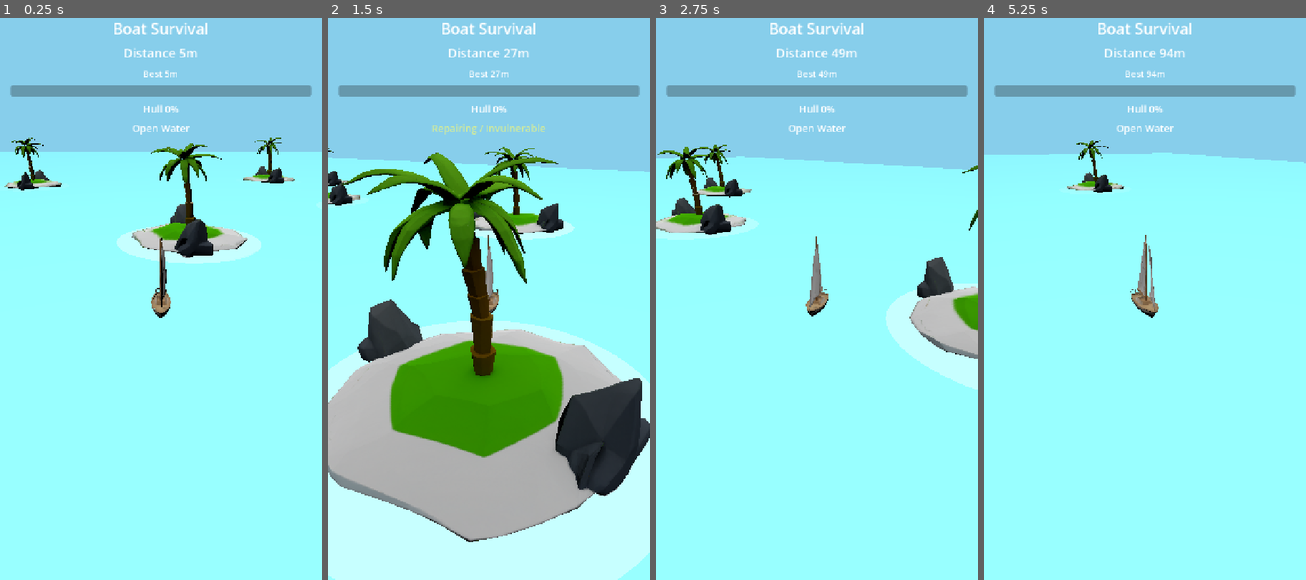
Above: before the commit, frames 1-4 (left to right).
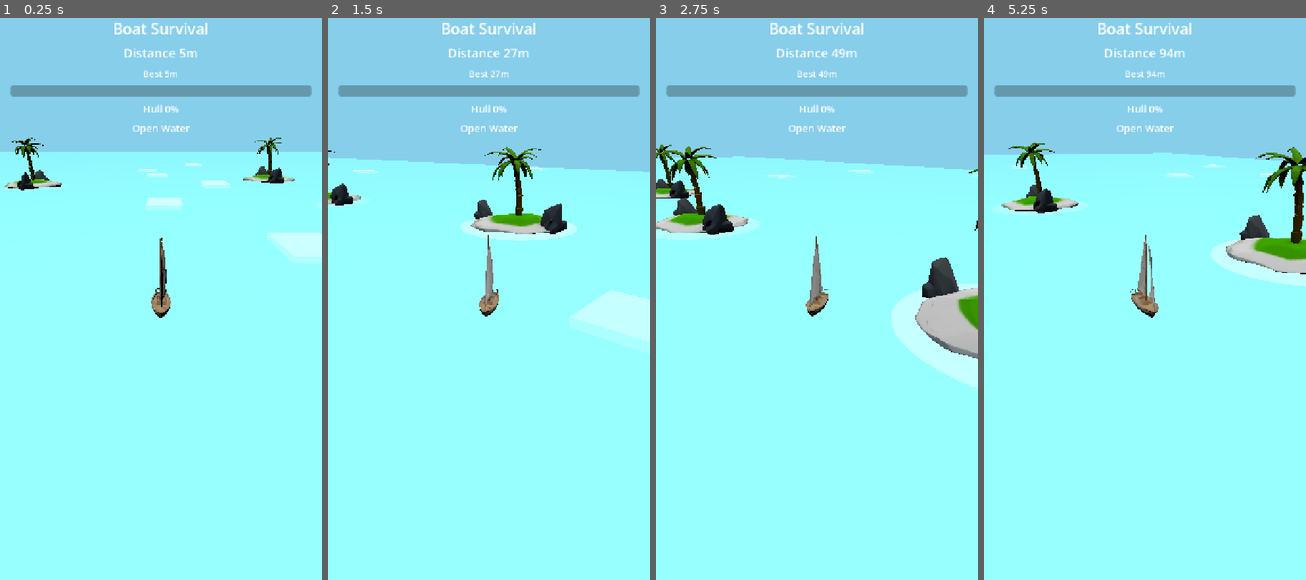
Above: after the commit, the same moments.

Repository: lseyesl/ai_game_board
Game: Godot game, scene res://scenes/main/Main.tscn
Same seed, same stepped clock (60 frames per second), same inputs: the game is played once before the commit and once after it.
Inputs (mouse positions are in pixels of both pictures, inside the frame that each line leads up to):
- Up to frame 1 (0.25 s): no input
- Up to frame 2 (1.5 s): tap Enter (ui_accept) at 0.5, 0.77 s; move the mouse to (559, 265) at 0.52 s; hold Right (ui_right) 0.53-1.28 s; click (559, 265) at 0.67 s; move the mouse to (424, 321) at 1.27 s; hold Left (ui_left) from 1.28 s (still down)
- Up to frame 3 (2.75 s): tap Enter (ui_accept) at 1.52 s; move the mouse to (849, 169) at 2.02 s; release Left (ui_left) at 2.03 s; hold Right (ui_right) from 2.03 s (still down)
- Up to frame 4 (5.25 s): move the mouse to (1128, 405) at 2.77 s; click (1128, 405) at 2.92 s; tap Enter (ui_accept) at 3.02, 3.77, 4.52 s; move the mouse to (1241, 377) at 3.52 s; release Right (ui_right) at 3.53 s; hold Left (ui_left) from 3.53 s (still down); move the mouse to (1048, 209) at 4.27 s; move the mouse to (1161, 293) at 5.02 s; click (1161, 293) at 5.17 s

The runs differ from the first frame. In frame 1, 4.4% of the frame differs, in the area x 36-100%, y 22-44%; in frame 2, 52%, in the area x 0-100%, y 18-100%; in frame 3, 2.7%; in frame 4, 4.4%.

Commit message:
fix: spawn waves ahead of ship instead of behind
Wave spawner measured _furthest_ahead_distance as a negative value,
causing forward * negative = behind the ship. Changed to positive-value
system: forward_dist > 0.0 means ahead, _furthest_ahead_distance
increments positively, and spawn position = ship + forward * positive_distance.

Ultraworked with [Sisyphus](https://github.com/code-yeongyu/oh-my-openagent)

Co-authored-by: Sisyphus <clio-agent@sisyphuslabs.ai>

Diff:
--- a/scripts/waves/wave_spawner.gd
+++ b/scripts/waves/wave_spawner.gd
@@ -54,12 +54,12 @@
 	for child in get_children():
 		if child is Area3D:
 			var forward_dist: float = (child.global_position as Vector3 - ship_position).dot(forward)
-			if forward_dist < 0.0 and forward_dist > max_ahead:
+			if forward_dist > 0.0 and forward_dist > max_ahead:
 				max_ahead = forward_dist
 	_furthest_ahead_distance = max_ahead if max_ahead > -INF else 0.0
 
 	# Spawn waves ahead until coverage reaches spawn_distance_ahead
-	while -_furthest_ahead_distance < spawn_distance_ahead:
+	while _furthest_ahead_distance < spawn_distance_ahead:
 		_spawn_next_wave(forward)
 
 
@@ -105,7 +105,7 @@
 	var ship_position := ship.global_position as Vector3
 	var right := forward.cross(Vector3.UP).normalized()
 	var spacing := randf_range(min_spacing, max_spacing)
-	_furthest_ahead_distance -= spacing
+	_furthest_ahead_distance += spacing
 	var spawn_position := ship_position + forward * _furthest_ahead_distance + right * randf_range(-lane_width, lane_width)
 	var wave := acquire_wave()
 	wave.spawner = self
--- a/tests/unit/test_wave_spawner.gd
+++ b/tests/unit/test_wave_spawner.gd
@@ -145,8 +145,8 @@
 		for child in spawned_children:
 			var offset: Vector3 = child.global_position - dir_ship.global_position
 			var forward_dist: float = offset.dot(forward)
-			# Waves ahead of the ship have negative forward_dist (along forward direction)
-			if forward_dist > 0.0:
+			# Waves ahead of the ship have positive forward_dist (along forward direction)
+			if forward_dist < 0.0:
 				all_ahead = false
 		if not all_ahead:
 			failures.append("spawned waves should appear ahead of the ship along its forward direction, not behind it")
